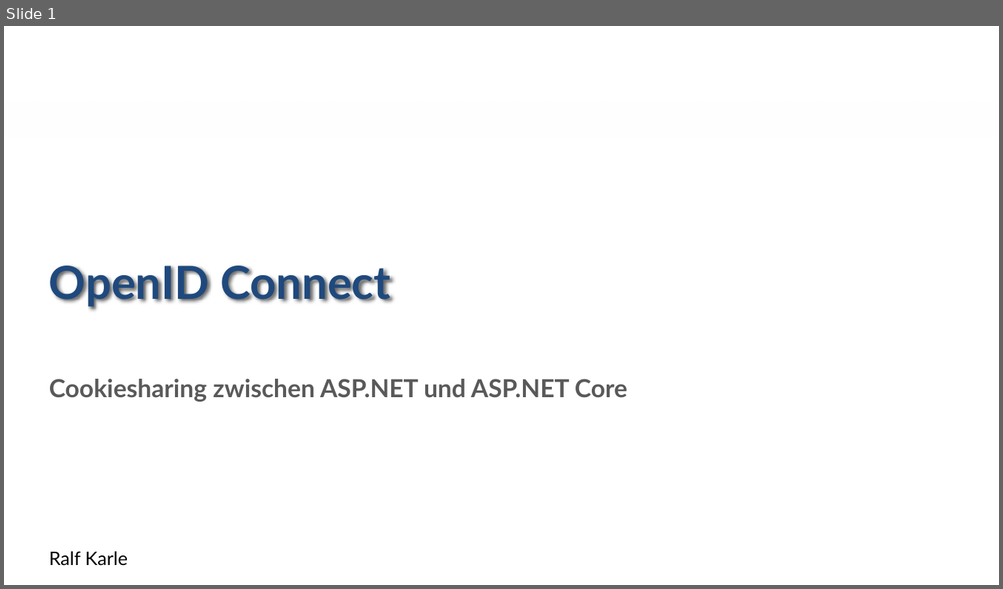
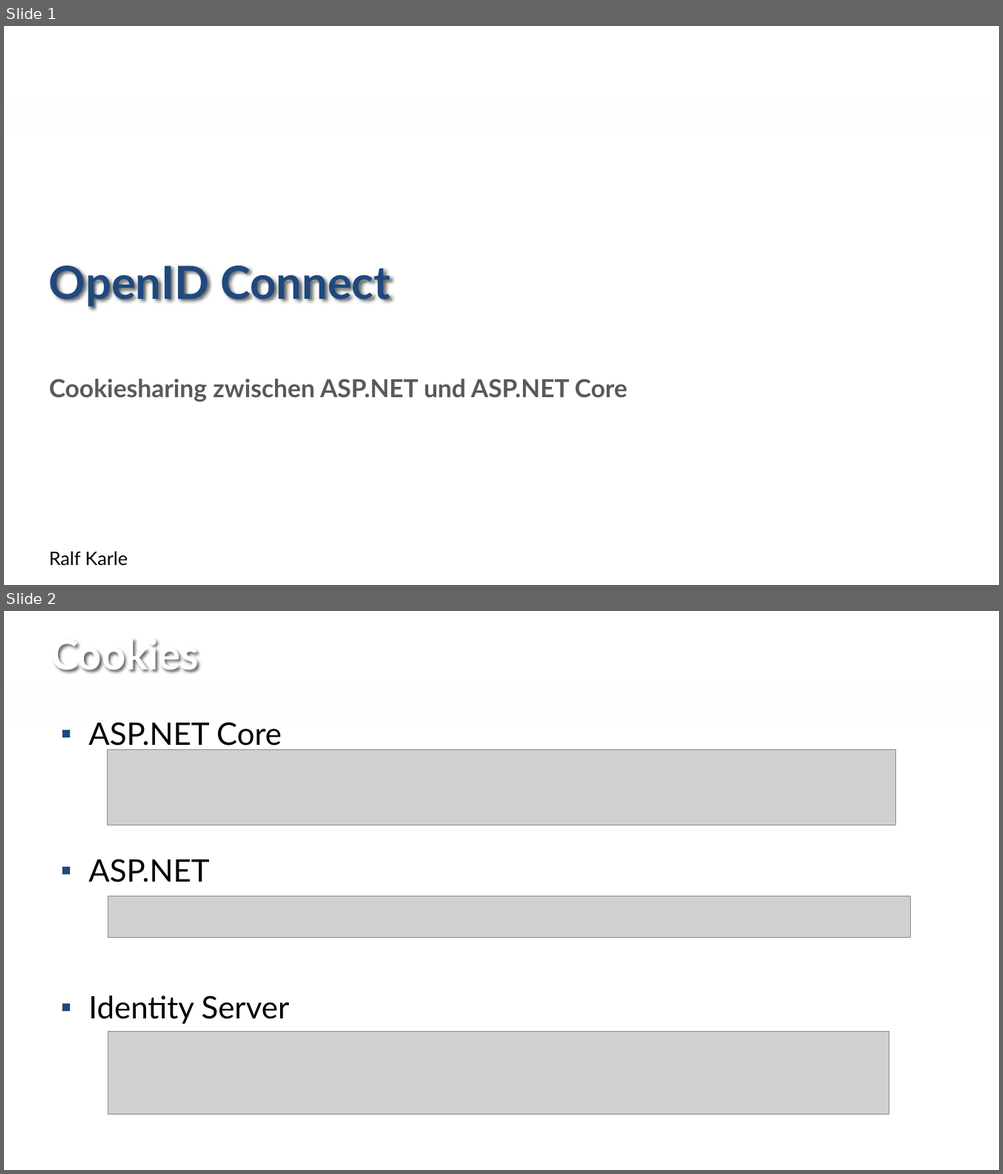
Before and after one commit to rlfkrl/NetCologne2017, a slide deck: open id connect - share cookies.pptx. Shown one above the other, each under a label of ours: slide 1 before the commit, slides 1 and 2 after it. The pictures are 1003x589 and 1003x1174 pixels, drawn with LibreOffice and Linux fonts; fonts in the diff are those of the drawing; grey boxes stand for pictures; background and template pictures are left out. Boxes give left, top, right and bottom in pixels: in the first picture for what was removed or moved away, otherwise in the second. Text is boxed around its words. In the diff, an @@ line names an element or a change of style, - is before the commit and + after.

Commit message:
cookie

```diff
--- a/open id connect - share cookies.pptx
+++ b/open id connect - share cookies.pptx
@@ slide 2 added at (4, 611, 999, 1170), background #FFFFFF; not listed: 1 template element that a slide beside it also shows @@
@@ title added at (51, 640, 198, 673), 40 pt, text #FFFFFF, bold @@
+Cookies
@@ text added at (88, 722, 290, 1025), 30 pt, text #000000 @@
+▪ ASP.NET Core
+▪ ASP.NET
+▪ Identity Server
@@ picture added at (108, 750, 896, 825) @@
@@ picture added at (108, 897, 910, 938) @@
@@ picture added at (108, 1032, 889, 1115) @@
```
Also in this commit, not shown: 1 other slide added, 1 slide removed.
